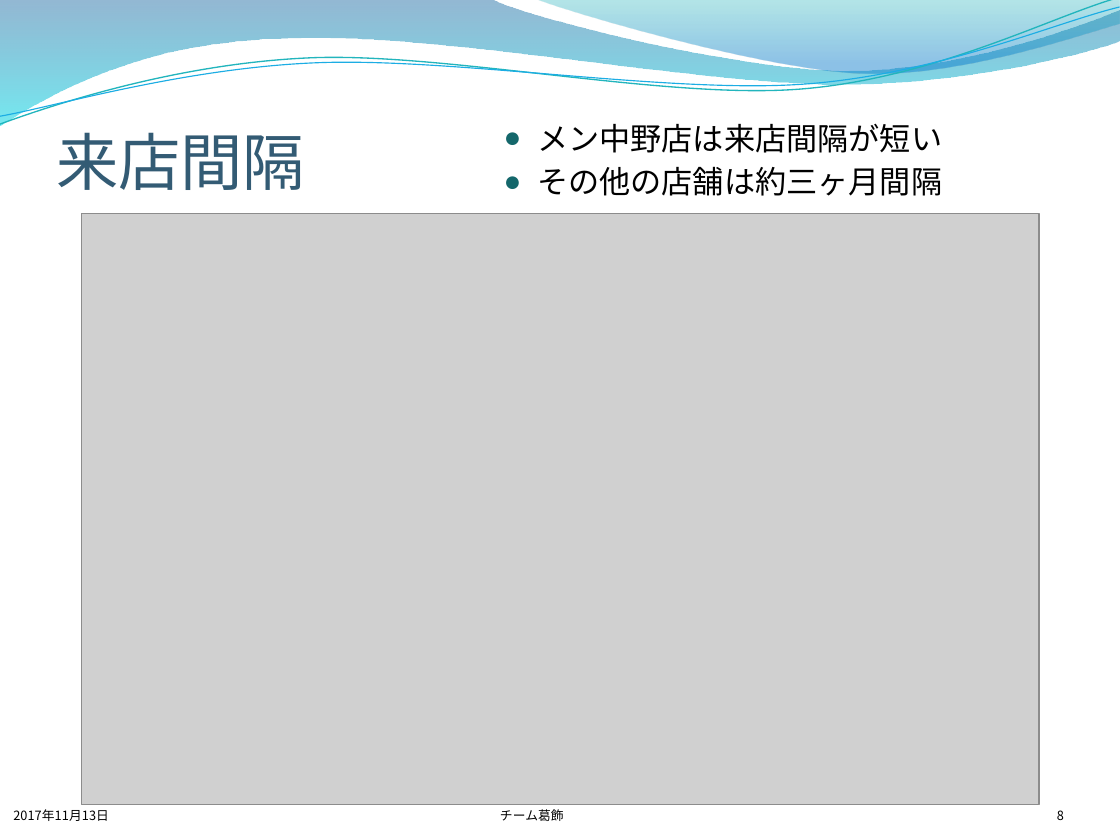
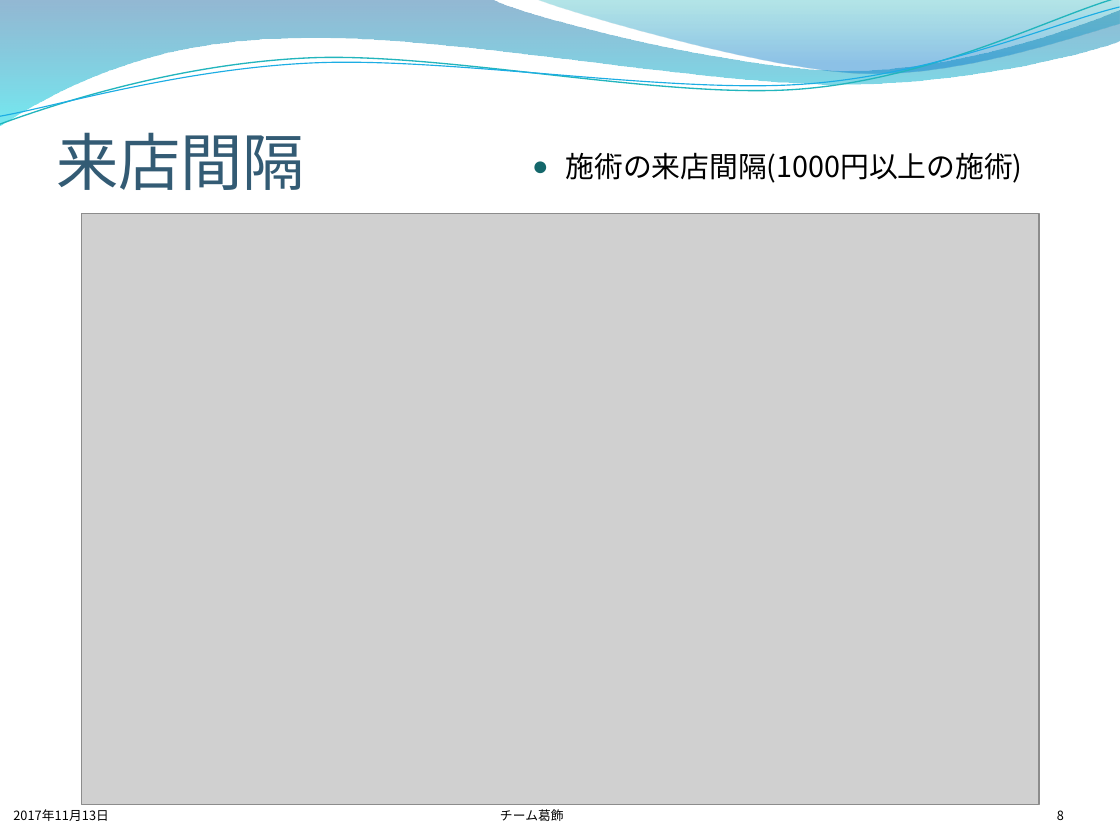
Before and after one commit to takuto0831/DataComp2017, a slide deck: slide 8 of report/中間報告改2.pptx. Drawn at 1120x840 pixels with LibreOffice and Linux fonts; fonts in the diff are those of the drawing; grey boxes stand for pictures; background and template pictures are left out. Boxes give left, top, right and bottom in pixels: in the first picture for what was removed or moved away, otherwise in the second. Text is boxed around its words. In the diff, an @@ line names an element or a change of style, - is before the commit and + after.

```diff
--- a/report/中間報告改2.pptx
+++ b/report/中間報告改2.pptx
@@ text at bbox=[566, 152, 1023, 183]: text changed; size 20 to 18.5 pt @@
-● メン中野店は来店間隔が短い
-● その他の店舗は約三ヶ月間隔
+● 施術の来店間隔(1000円以上の施術)
```
Also in this commit, not shown: 8 other slides changed, 2 other files.
